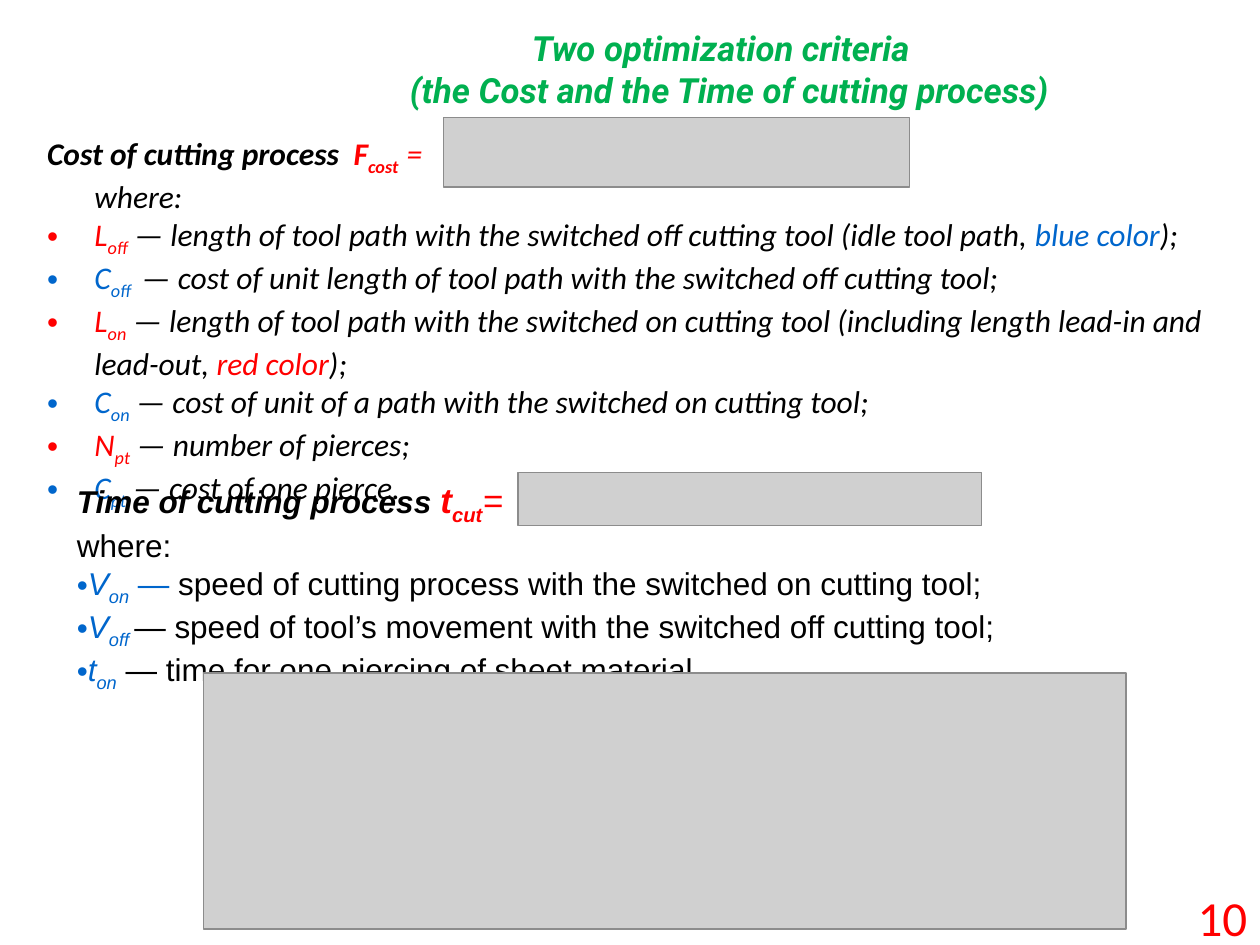
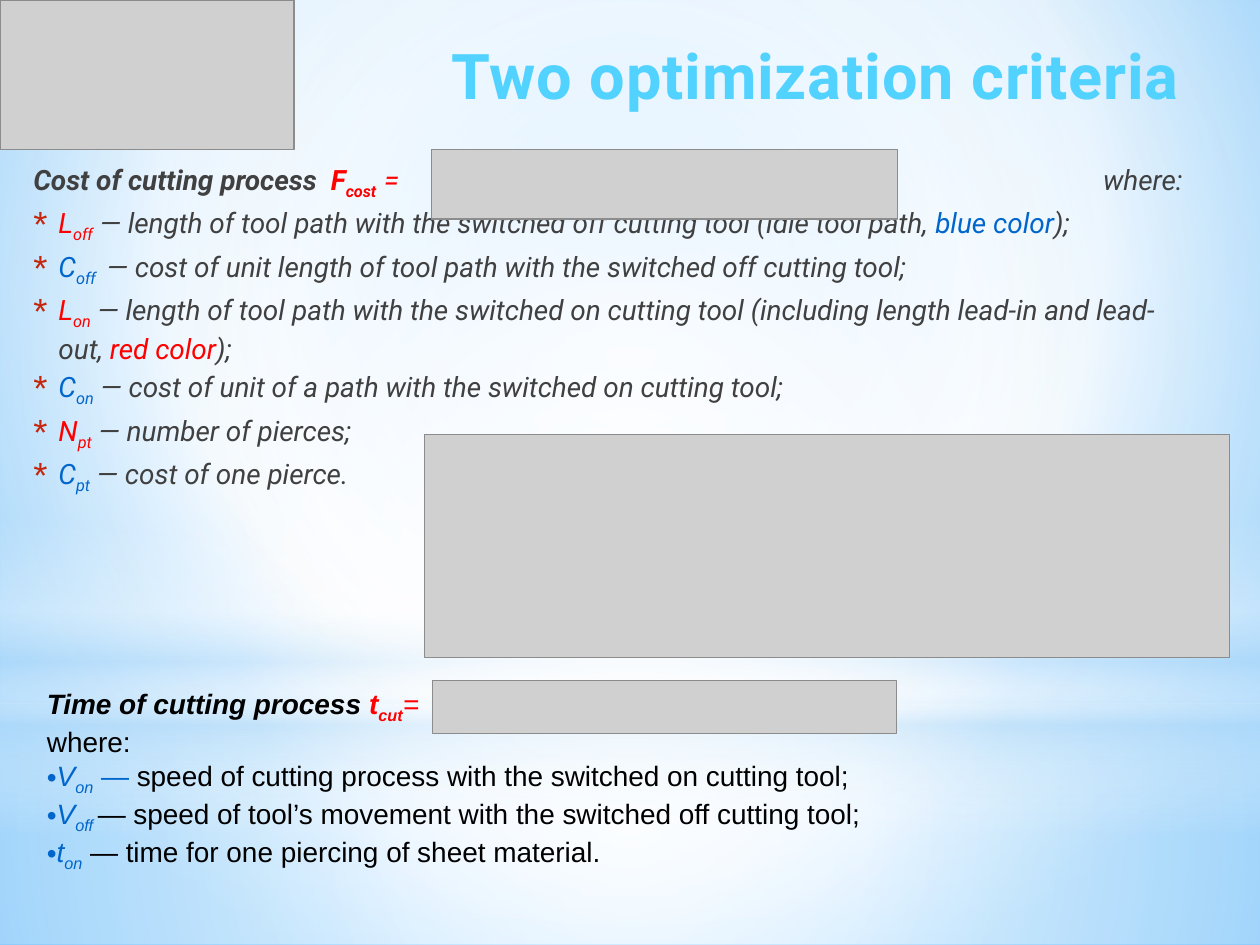
Before and after one commit to ukoloff/LaTeX, a slide deck: slide 8 of Optima2020/pptx/Report.pptx (slide 10 before the commit). Drawn at 1260x945 pixels with LibreOffice and Linux fonts; fonts in the diff are those of the drawing; grey boxes stand for pictures; background and template pictures are left out. Boxes give left, top, right and bottom in pixels: in the first picture for what was removed or moved away, otherwise in the second. Text is boxed around its words. In the diff, an @@ line names an element or a change of style, - is before the commit and + after.

Commit message:
Make common design

```diff
--- a/Optima2020/pptx/Report.pptx
+++ b/Optima2020/pptx/Report.pptx
@@ background #FFFFFF to gradient #9ED5FF to #FFFFFF to #5BB9FF @@
@@ rectangle added at (x1=0, y1=0, x2=1260, y2=703), fill gradient #FFFFFF to #B4DCFA @@
@@ picture added at (x1=0, y1=0, x2=294, y2=150) @@
@@ title removed at (x1=410, y1=35, x2=1049, y2=111) @@
-Two optimization criteria
-(the Cost and the Time of cutting process)
@@ text added at (x1=451, y1=52, x2=1178, y2=112), 36 pt, text gradient #52D2FF to #20A0CE, bold @@
+Two optimization criteria
@@ picture removed at (x1=444, y1=117, x2=910, y2=186) @@
@@ text "Cost of cutting process Fcost ..." moved from (x1=47, y1=143, x2=1202, y2=506) to (x1=33, y1=168, x2=1183, y2=490) @@
@@ text "Cost of cutting process Fcost ..." at (x1=33, y1=168, x2=1183, y2=490): size 18 to 16 pt, font Calibri to Roboto; text colour #000000 to #404040 in "Cost of cutting process where:", "— length of tool path with the ...", "— cost of unit length of tool ...", "— length of tool path with the ..." and 3 more places; indent changed; more space between paragraphs; bullet • to * @@
@@ picture added at (x1=432, y1=150, x2=898, y2=219) @@
@@ ellipse added at (x1=0, y1=220, x2=1260, y2=924), fill gradient #FFFFFF @@
@@ picture resized from (x1=203, y1=673, x2=1125, y2=929) to (x1=425, y1=435, x2=1230, y2=658) @@
@@ picture removed at (x1=518, y1=472, x2=982, y2=525) @@
@@ rectangle added at (x1=0, y1=519, x2=1260, y2=834), fill gradient #FFFFFF to #B4DCFA @@
@@ text "Time of cutting process tcut=" moved from (x1=77, y1=488, x2=994, y2=687) to (x1=47, y1=693, x2=860, y2=868) @@
@@ text "Time of cutting process tcut=" at (x1=47, y1=693, x2=860, y2=868): size 18 to 16 pt; size 20 to 16 pt in "tcut=" @@
@@ picture added at (x1=432, y1=680, x2=896, y2=733) @@
@@ rectangle added at (x1=0, y1=703, x2=1260, y2=945), fill gradient #FFFFFF to #B4DCFA @@
@@ page number removed at (x1=1198, y1=904, x2=1248, y2=937) @@
-10
```
Also in this commit, not shown: 4 other slides changed, 2 slides removed.
